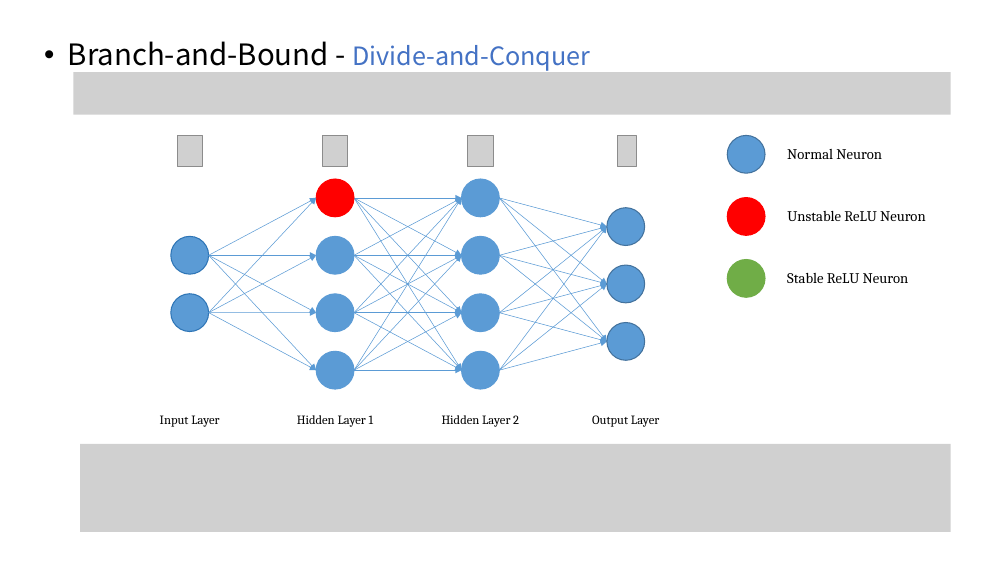
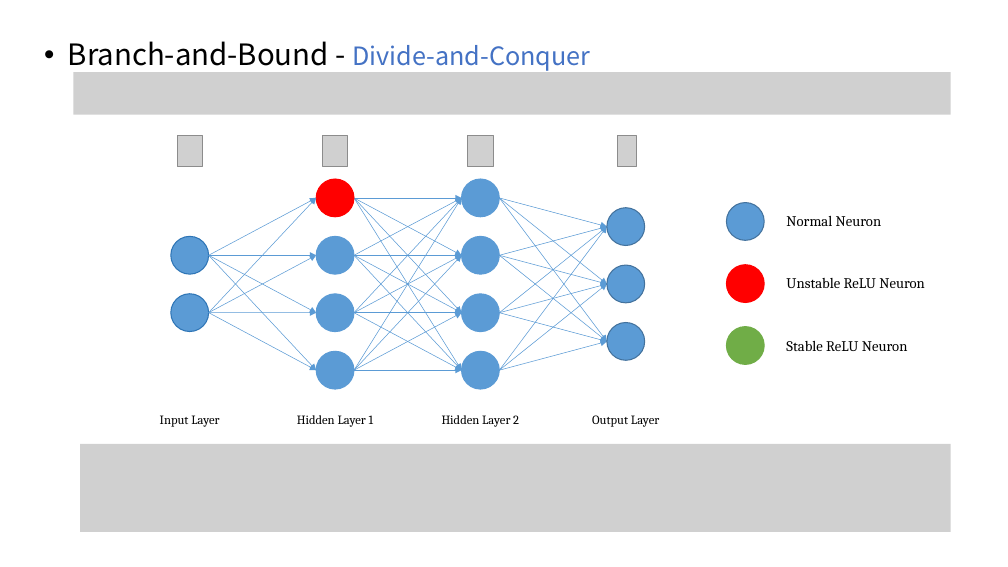
Before and after one commit to RiskySignal/record_what_i_read, a slide deck: slide 25 of Model Robustness/Model Robustness.pptx. Drawn at 1008x567 pixels with LibreOffice and Linux fonts; fonts in the diff are those of the drawing; grey boxes stand for pictures. Boxes give left, top, right and bottom in pixels: in the first picture for what was removed or moved away, otherwise in the second. Text is boxed around its words. In the diff, an @@ line names an element or a change of style, - is before the commit and + after.

```diff
--- a/Model Robustness/Model Robustness.pptx
+++ b/Model Robustness/Model Robustness.pptx
@@ 3 texts, 3 ellipses moved together from (x1=727, y1=135, x2=926, y2=297) to (x1=727, y1=203, x2=925, y2=364) @@
```
Also in this commit, not shown: 1 other slide changed, 15 other files.
